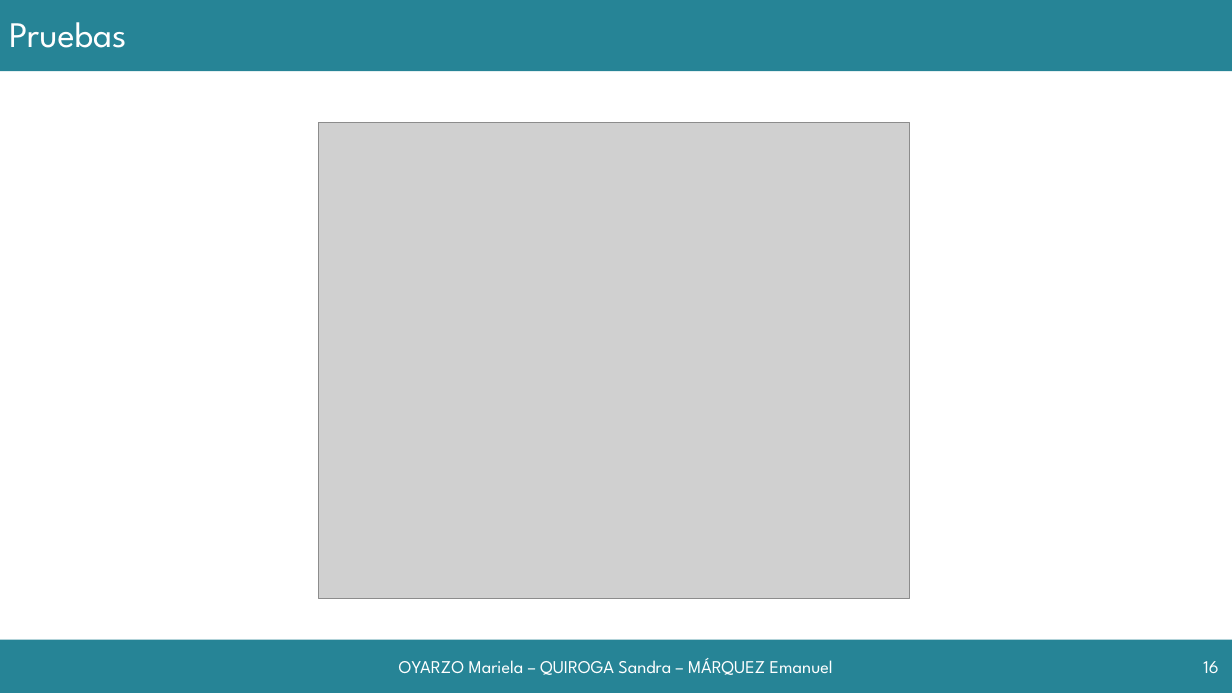
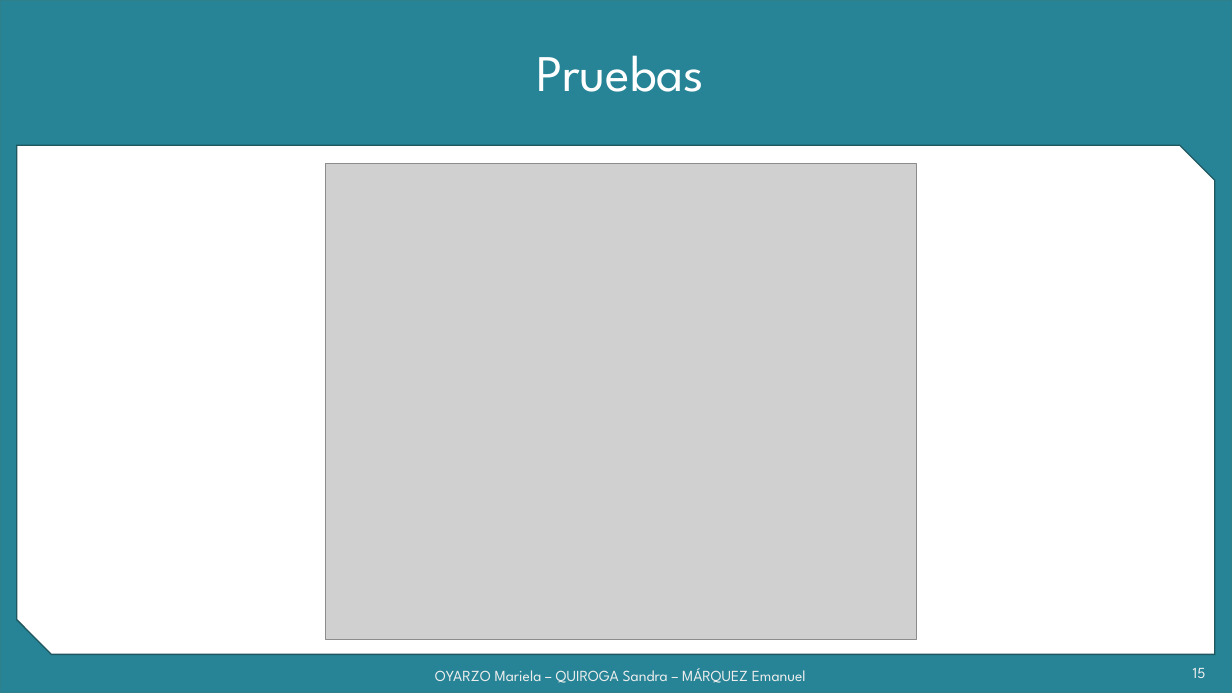
Before and after one commit to grupoyenu/yenu, a slide deck: slide 15 of 08. Presentaciones/Presentación 11.pptx (slide 16 before the commit). Drawn at 1232x693 pixels with LibreOffice and Linux fonts; fonts in the diff are those of the drawing; grey boxes stand for pictures; background and template pictures are left out. Boxes give left, top, right and bottom in pixels: in the first picture for what was removed or moved away, otherwise in the second. Text is boxed around its words. In the diff, an @@ line names an element or a change of style, - is before the commit and + after.

```diff
--- a/08. Presentaciones/Presentación 11.pptx
+++ b/08. Presentaciones/Presentación 11.pptx
@@ background #FFFFFF to #F2F2F2 @@
@@ rectangle removed at (x1=0, y1=0, x2=1232, y2=71) @@
@@ rectangle added at (x1=0, y1=0, x2=1232, y2=693), fill #268496, outline #30818C 1 pt @@
@@ title "Pruebas" moved from (x1=9, y1=22, x2=126, y2=48) to (x1=537, y1=55, x2=705, y2=92) @@
@@ title "Pruebas" at (x1=537, y1=55, x2=705, y2=92): size 28 to 40 pt; alignment left to centre @@
@@ snip diag rect added at (x1=17, y1=145, x2=1215, y2=654), fill #FFFFFF, outline #20575E 1 pt @@
@@ picture moved from (x1=319, y1=122, x2=910, y2=599) to (x1=325, y1=163, x2=917, y2=640) @@
@@ rectangle removed at (x1=0, y1=640, x2=1232, y2=693) @@
@@ text "OYARZO Mariela – QUIROGA Sandra ..." moved from (x1=399, y1=658, x2=833, y2=675) to (x1=435, y1=668, x2=806, y2=683) @@
@@ text "OYARZO Mariela – QUIROGA Sandra ..." at (x1=435, y1=668, x2=806, y2=683): size 14 to 12 pt, text colour #FFFFFF to gradient #9E9E9E to #EDEDED to #FFFFFF @@
@@ page number at (x1=1193, y1=668, x2=1206, y2=678): text changed; size 14 to 12 pt; text colour #FFFFFF to gradient #9E9E9E to #EDEDED to #FFFFFF @@
-16
+15
```
Also in this commit, not shown: 9 other slides changed, 1 slide removed.
